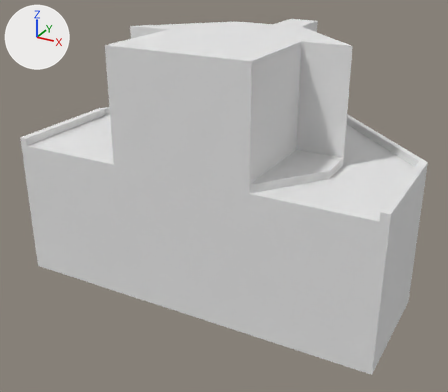
The OBJ model src/main/resources/assets/immersiveengineering/models/bottlingMachine.obj as it was, and as the next commit left it.
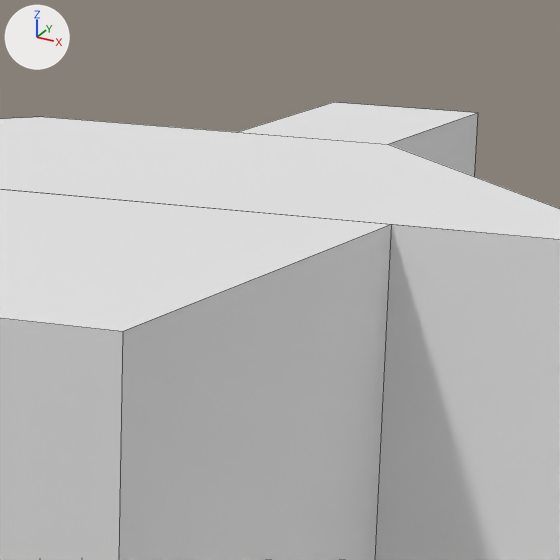
Each version appears first whole from a 50 mm camera at (2.24, -3.9, 2.77) aimed at (-0.07, 0.3, 0.67), and next in a close-up on the part from 51% to 74% of the width and 0% to 27% of the height. Every picture has the same lights, and +X, +Y and +Z are marked at upper left. The close-ups show mesh edges as thin lines. Where no turn or scale is listed for an object, it has been applied to the vertices.

Names of what the first close-up shows: 'base', 'tap'.
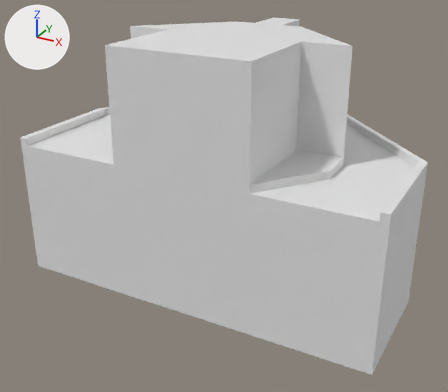
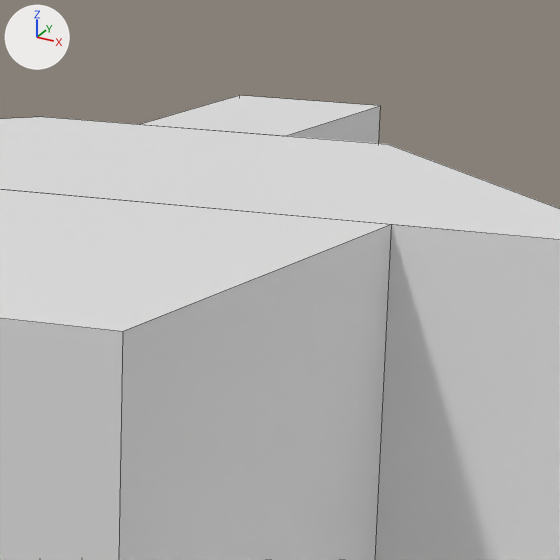
The edits, one by one:
me_tap has 22 vertices, 15 faces and spans x 0.043..0.293, y 0.938..1.313, z 1.562..2.0.
me_tap is used by ob_tap; location (0.0, 0.0, 0.0).
me_tap part 1: the whole mesh is moved by (-0.168, 0.0, 0.0).

Pixel boxes [x1, y1, x2, y2] of what changed, in the close-ups (560 x 560 px):
'tap', mesh moved
    before: [239, 102, 478, 176]
    after: [140, 95, 380, 143]
